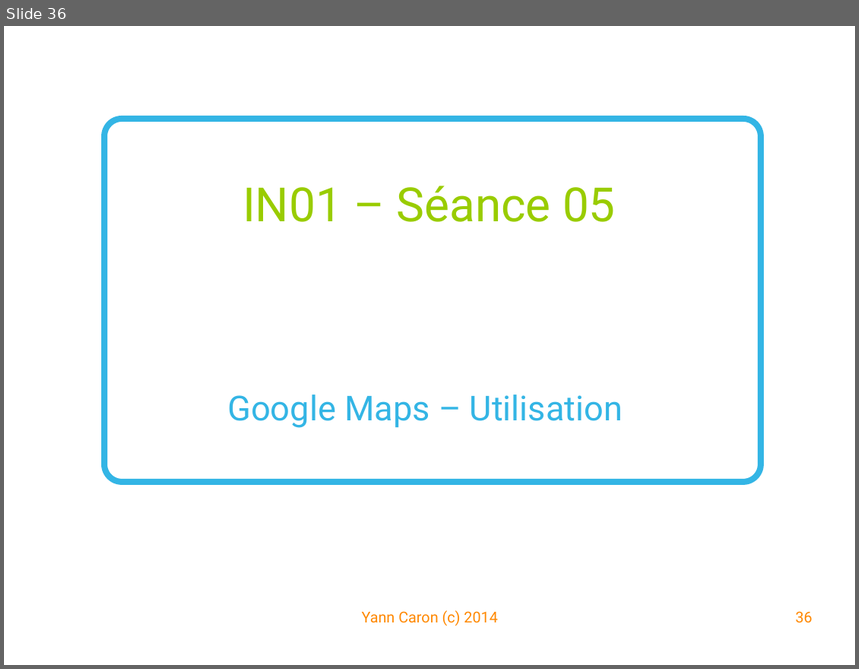
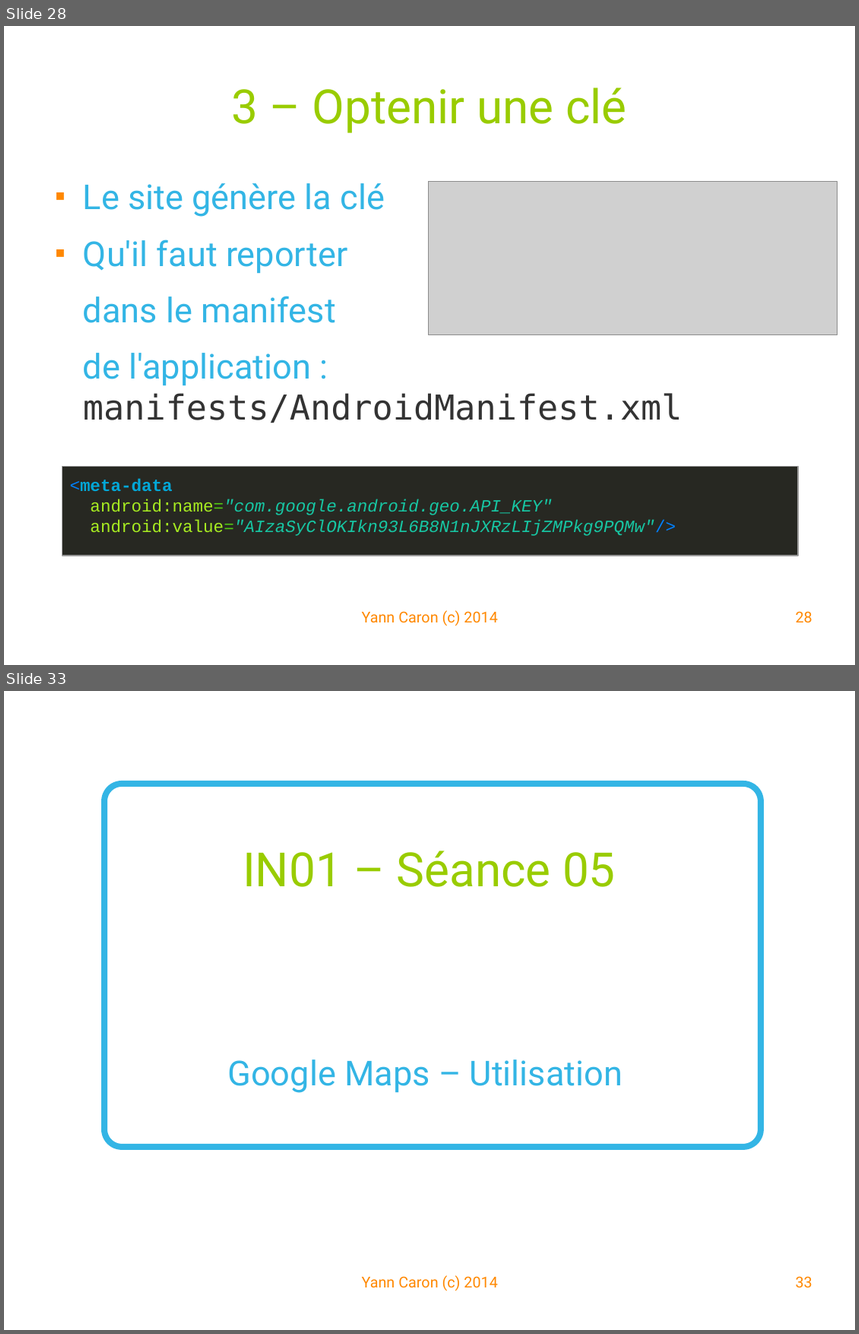
Before and after one commit to YannCaron/Android-ENSG, a slide deck: 05 - Google Map.odp. Shown one above the other, each under a label of ours: slide 36 before the commit, slides 28 and 33 after it; the slides between them are not shown. The pictures are 859x669 and 859x1334 pixels, drawn with LibreOffice and Linux fonts; fonts in the diff are those of the drawing; grey boxes stand for pictures; background and template pictures are left out. Boxes give left, top, right and bottom in pixels: in the first picture for what was removed or moved away, otherwise in the second. Text is boxed around its words. In the diff, an @@ line names an element or a change of style, - is before the commit and + after.

Commit message:
tp googlemap

```diff
--- a/05 - Google Map.odp
+++ b/05 - Google Map.odp
@@ slide 28 added at box(4, 26, 855, 665), background #FFFFFF @@
@@ title added at box(231, 88, 626, 133), 44 pt, text #99CC00 @@
+3 – Optenir une clé
@@ text added at box(83, 183, 683, 423), 32 pt, text #33B5E5 @@
+■ Le site génère la clé
+■ Qu'il faut reporter
+dans le manifest
+de l'application : manifests/AndroidManifest.xml
@@ picture added at box(429, 181, 838, 335) @@
@@ rectangle added at box(62, 466, 798, 555), fill #272822, outline #999999 0.99 pt, 16 pt, text #17C6A3, italic @@
+<meta-data
+android:name="com.google.android.geo.API_KEY"
+android:value="AIzaSyClOKIkn93L6B8N1nJXRzLIjZMPkg9PQMw"/>
@@ text added at box(362, 610, 497, 626), 14 pt, text #FF8800 @@
+Yann Caron (c) 2014
@@ page number added at box(796, 611, 813, 623), 14 pt, text #FF8800 @@
+28
@@ what was slide 36 is now slide 33 @@
@@ page number at box(796, 1276, 813, 1288): text changed @@
-36
+33
```
Also in this commit, not shown: 20 slides changed, 4 other slides added, 8 slides removed, 16 other files.
